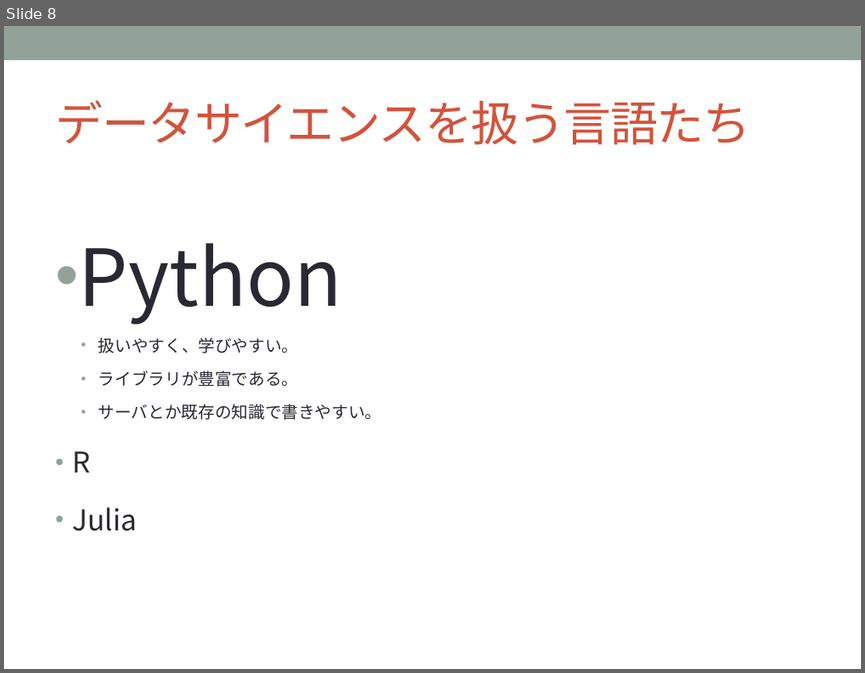
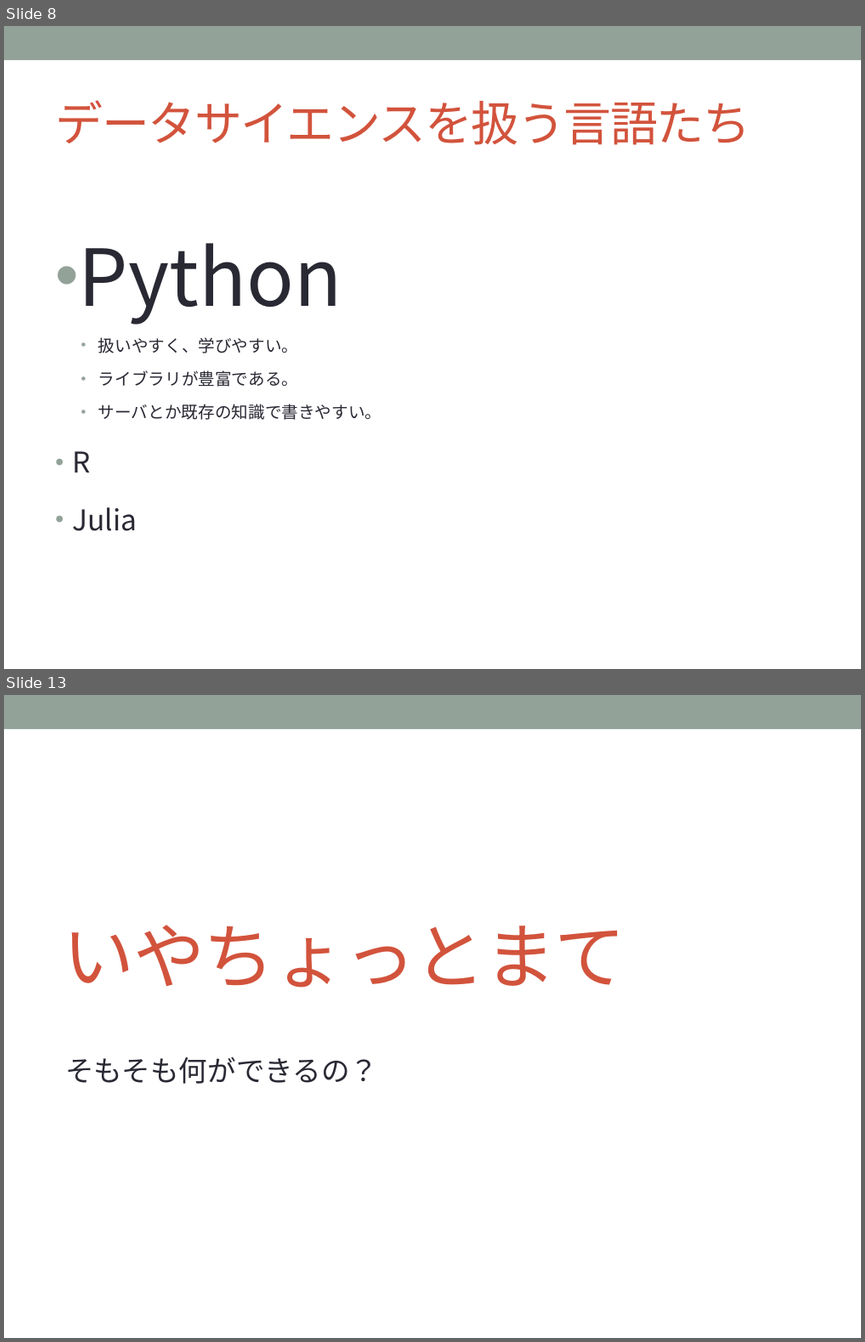
Before and after one commit to sakapun/nds51, a slide deck: 入門系の本を一冊も読まず.pptx. Shown one above the other, each under a label of ours: slide 8 before the commit, slides 8 and 13 after it; the slides between them are not shown. The pictures are 865x673 and 865x1342 pixels, drawn with LibreOffice and Linux fonts; fonts in the diff are those of the drawing. Boxes give left, top, right and bottom in pixels: in the first picture for what was removed or moved away, otherwise in the second. Text is boxed around its words. In the diff, an @@ line names an element or a change of style, - is before the commit and + after.

```diff
--- a/入門系の本を一冊も読まず.pptx
+++ b/入門系の本を一冊も読まず.pptx
@@ slide 13 added at (x1=4, y1=695, x2=861, y2=1338), background #FFFFFF; not listed: 1 template element that a slide beside it also shows @@
@@ title added at (x1=64, y1=925, x2=626, y2=987), 60 pt, text #D2533C @@
+いやちょっとまて
@@ text added at (x1=65, y1=1056, x2=378, y2=1083), 24 pt, text #292934 @@
+そもそも何ができるの？
```
Also in this commit, not shown: 7 slides changed, 6 other slides added, 1 other file.
